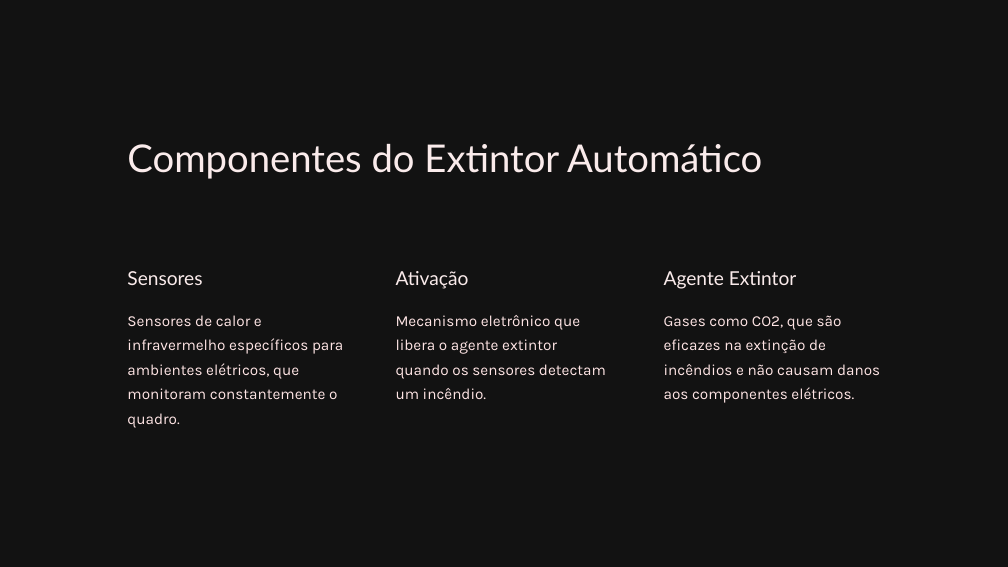
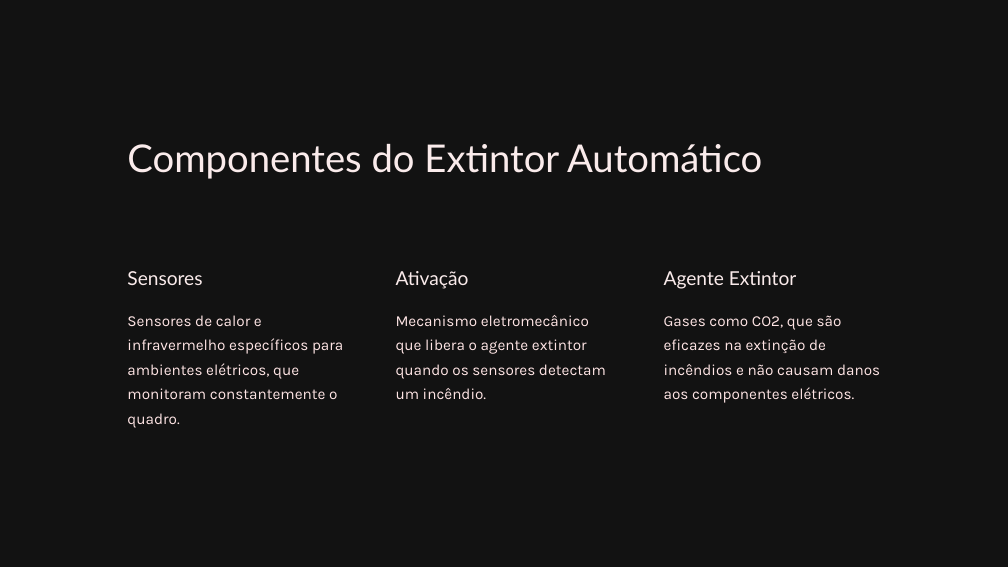
Before and after one commit to Rian-Rasch/Projeto-I.-Eng.-El-trica---2024.1, a slide deck: slide 5 of Documentação/Extintor-Automatico-Contra-Incendio-em-Quadros-Eletricos.pptx. Drawn at 1008x567 pixels with LibreOffice and Linux fonts; fonts in the diff are those of the drawing; background and template pictures are left out; a plain dark background stands for a picture behind light text. Boxes give left, top, right and bottom in pixels: in the first picture for what was removed or moved away, otherwise in the second. Text is boxed around its words. In the diff, an @@ line names an element or a change of style, - is before the commit and + after.

```diff
--- a/Documentação/Extintor-Automatico-Contra-Incendio-em-Quadros-Eletricos.pptx
+++ b/Documentação/Extintor-Automatico-Contra-Incendio-em-Quadros-Eletricos.pptx
@@ text at <box>396,315,606,399</box>: text changed @@
-Mecanismo eletrônico que libera o agente extintor quando os sensores detectam um incêndio.
+Mecanismo eletromecânico que libera o agente extintor quando os sensores detectam um incêndio.
```
Also in this commit, not shown: 1 other slide changed, 20 other files.
